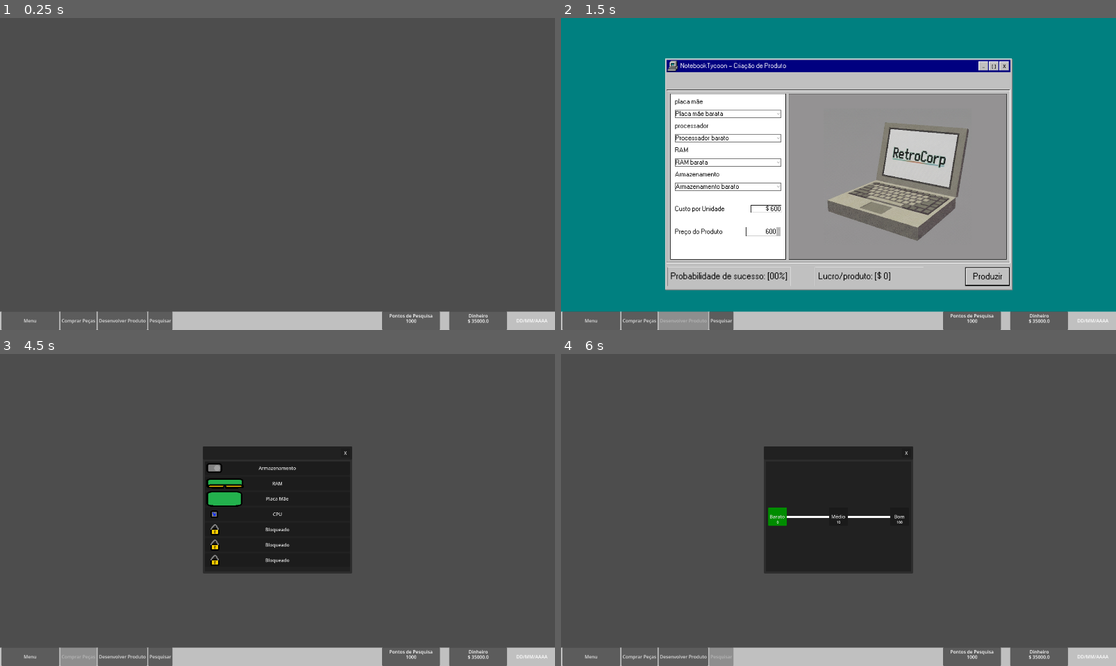
Above: before the commit, frames 1-4 (two rows, left to right).
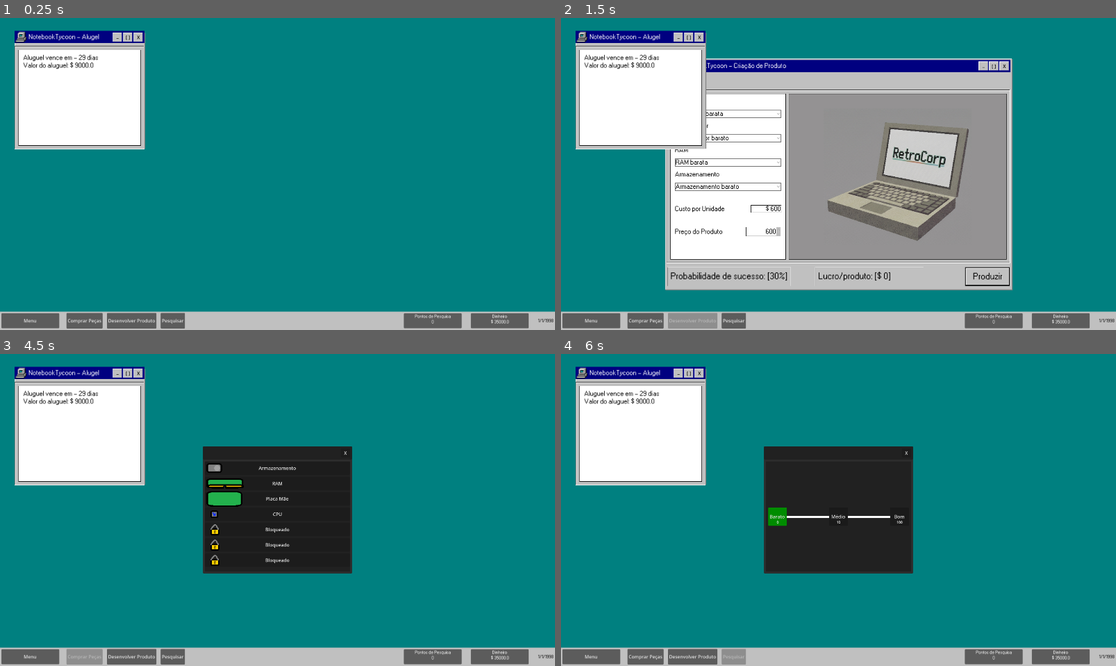
Above: after the commit, the same moments.

Repository: AnthonyBerri/NotebookTycoon
Game: Godot game, scene res://Scenes/Main.tscn
The game is run twice, just before and just after one commit, with the same random seed, the same clock (stepped at 60 frames per second) and the same inputs. This scene is started directly instead of the project's main scene.
Inputs:
- Up to frame 1 (0.25 s): no input
- Up to frame 2 (1.5 s): click "Menu" at 0.5 s; click "Desenvolver Produto" at 1.25 s
- Up to frame 3 (4.5 s): click "_" at 2 s; click "[ ]" at 2.75 s; click "X" at 3.5 s; click "Comprar Peças" at 4.25 s
- Up to frame 4 (6 s): click "X" at 5 s; click "Pesquisar" at 5.75 s

The runs differ from the first frame. In frame 1, 96% of the frame differs, in the area x 0-100%, y 0-100%; in frame 2, 10%; in frame 3, 85%; in frame 4, 85%.

Commit message:
ultimas mudanças

Diff:
--- a/Scenes/Main.tscn
+++ b/Scenes/Main.tscn
@@ -1,12 +1,99 @@
 [gd_scene format=3 uid="uid://dssjv6d4na7l0"]
 
 [ext_resource type="Script" uid="uid://43fdsynrqtnn" path="res://Scripts/main.gd" id="1_r150o"]
+[ext_resource type="FontFile" uid="uid://bydpvmsyo2v35" path="res://Fonts/w95f.woff2" id="2_idj7w"]
+[ext_resource type="Texture2D" uid="uid://bcmf0ahjbr44k" path="res://Sprites/26799-16x16x4.png" id="3_kln2b"]
 
 [sub_resource type="StyleBoxFlat" id="StyleBoxFlat_r150o"]
 bg_color = Color(0.7529412, 0.7529412, 0.7529412, 1)
+
+[sub_resource type="StyleBoxFlat" id="StyleBoxFlat_rgh2o"]
+bg_color = Color(0.7529412, 0.7529412, 0.7529412, 1)
+border_width_left = 2
+border_width_top = 2
+border_color = Color(1, 1, 1, 1)
+shadow_color = Color(0.5019608, 0.5019608, 0.5019608, 1)
+shadow_size = 1
+shadow_offset = Vector2(2, 2)
+
+[sub_resource type="StyleBoxFlat" id="StyleBoxFlat_pbw6q"]
+bg_color = Color(0, 0, 0.5019608, 1)
+
+[sub_resource type="StyleBoxFlat" id="StyleBoxFlat_v1gob"]
+bg_color = Color(0.7529412, 0.7529412, 0.7529412, 1)
+border_width_left = 2
+border_width_top = 2
+border_color = Color(1, 1, 1, 1)
+shadow_color = Color(0.5019608, 0.5019608, 0.5019608, 1)
+shadow_offset = Vector2(1, 1)
+
+[sub_resource type="StyleBoxFlat" id="StyleBoxFlat_jw32o"]
+bg_color = Color(0.7529412, 0.7529412, 0.7529412, 1)
+
+[sub_resource type="StyleBoxFlat" id="StyleBoxFlat_50glp"]
+bg_color = Color(0.7529412, 0.7529412, 0.7529412, 1)
+border_width_left = 2
+border_width_top = 2
+border_color = Color(1, 1, 1, 1)
+
+[sub_resource type="StyleBoxFlat" id="StyleBoxFlat_vy5pj"]
+bg_color = Color(0.7529412, 0.7529412, 0.7529412, 1)
+border_width_left = 2
+border_width_top = 2
+border_color = Color(1, 1, 1, 1)
+
+[sub_resource type="StyleBoxFlat" id="StyleBoxFlat_bmxlf"]
+bg_color = Color(0.7529412, 0.7529412, 0.7529412, 1)
+border_width_left = 2
+border_width_top = 2
+border_color = Color(1, 1, 1, 1)
+
+[sub_resource type="StyleBoxFlat" id="StyleBoxFlat_4kpch"]
+bg_color = Color(0.7529412, 0.7529412, 0.7529412, 1)
+border_color = Color(0.5019608, 0.5019608, 0.5019608, 1)
+
+[sub_resource type="StyleBoxFlat" id="StyleBoxFlat_grg3l"]
+bg_color = Color(0.7529412, 0.7529412, 0.7529412, 1)
+border_width_left = 2
+border_width_top = 2
+border_color = Color(1, 1, 1, 1)
+
+[sub_resource type="StyleBoxFlat" id="StyleBoxFlat_frkhe"]
+bg_color = Color(0.7529412, 0.7529412, 0.7529412, 1)
+border_width_left = 2
+border_width_top = 2
+border_color = Color(1, 1, 1, 1)
+
+[sub_resource type="StyleBoxFlat" id="StyleBoxFlat_1p5hy"]
+bg_color = Color(0, 0, 0, 1)
+border_width_right = 2
+border_width_bottom = 2
+border_color = Color(1, 1, 1, 1)
+
+[sub_resource type="StyleBoxFlat" id="StyleBoxFlat_h1m7h"]
+bg_color = Color(0.7529412, 0.7529412, 0.7529412, 1)
+border_width_left = 2
+border_width_top = 2
+border_color = Color(1, 1, 1, 1)
+
+[sub_resource type="StyleBoxFlat" id="StyleBoxFlat_erwvk"]
+bg_color = Color(18.892157, 18.892157, 18.892157, 1)
+border_width_left = 1
+border_width_top = 1
+border_width_right = 1
+border_width_bottom = 1
+border_color = Color(0, 0, 0, 1)
 
 [node name="Main" type="Node" unique_id=1164011906]
 script = ExtResource("1_r150o")
+
+[node name="PanelContainer" type="ColorRect" parent="." unique_id=823771921]
+anchors_preset = 15
+anchor_right = 1.0
+anchor_bottom = 1.0
+grow_horizontal = 2
+grow_vertical = 2
+color = Color(0, 0.5019608, 0.5019608, 1)
 
 [node name="HUD" type="Control" parent="." unique_id=958041309]
 layout_mode = 3
@@ -60,26 +147,31 @@
 
 [node name="HBoxContainer" type="HBoxContainer" parent="HUD/BBar/MarginContainer" unique_id=1278812411]
 layout_mode = 2
+theme_override_constants/separation = 25
 
 [node name="Button" type="Button" parent="HUD/BBar/MarginContainer/HBoxContainer" unique_id=592149178]
-custom_minimum_size = Vector2(200, 64)
+custom_minimum_size = Vector2(200, 52)
 layout_mode = 2
 size_flags_vertical = 4
 text = "Menu"
 
 [node name="HBoxContainer" type="HBoxContainer" parent="HUD/BBar/MarginContainer/HBoxContainer" unique_id=633193306]
 layout_mode = 2
+theme_override_constants/separation = 15
 
 [node name="BuyBtn" type="Button" parent="HUD/BBar/MarginContainer/HBoxContainer/HBoxContainer" unique_id=738525891]
+custom_minimum_size = Vector2(0, 52)
 layout_mode = 2
 text = "Comprar Peças
 "
 
 [node name="DevBtn2" type="Button" parent="HUD/BBar/MarginContainer/HBoxContainer/HBoxContainer" unique_id=441253168]
+custom_minimum_size = Vector2(0, 52)
 layout_mode = 2
 text = "Desenvolver Produto"
 
 [node name="RnDBtn3" type="Button" parent="HUD/BBar/MarginContainer/HBoxContainer/HBoxContainer" unique_id=36475281]
+custom_minimum_size = Vector2(0, 52)
 layout_mode = 2
 text = "Pesquisar"
 
@@ -90,8 +182,9 @@
 theme_override_constants/separation = 32
 
 [node name="PointsBg" type="Panel" parent="HUD/BBar/MarginContainer/HBoxContainer/HBoxContainer2" unique_id=1604083907]
-custom_minimum_size = Vector2(200, 0)
-layout_mode = 2
+custom_minimum_size = Vector2(200, 52)
+layout_mode = 2
+size_flags_vertical = 4
 
 [node name="PointsLbl" type="Label" parent="HUD/BBar/MarginContainer/HBoxContainer/HBoxContainer2/PointsBg" unique_id=2115390607]
 layout_mode = 1
@@ -105,8 +198,10 @@
 offset_right = 73.5
 offset_bottom = 11.471999
 grow_horizontal = 2
+theme_override_fonts/font = ExtResource("2_idj7w")
 text = "Pontos de Pesquisa"
 horizontal_alignment = 1
+vertical_alignment = 1
 metadata/_edit_use_anchors_ = true
 
 [node name="Points" type="Label" parent="HUD/BBar/MarginContainer/HBoxContainer/HBoxContainer2/PointsBg" unique_id=1236491042]
@@ -122,12 +217,15 @@
 offset_bottom = 11.5
 grow_horizontal = 2
 grow_vertical = 2
+theme_override_fonts/font = ExtResource("2_idj7w")
 text = "0000000000000123"
 horizontal_alignment = 1
+vertical_alignment = 2
 
 [node name="MoneyBg" type="Panel" parent="HUD/BBar/MarginContainer/HBoxContainer/HBoxContainer2" unique_id=857827922]
-custom_minimum_size = Vector2(200, 0)
-layout_mode = 2
+custom_minimum_size = Vector2(200, 52)
+layout_mode = 2
+size_flags_vertical = 4
 
 [node name="MoneyLbl" type="Label" parent="HUD/BBar/MarginContainer/HBoxContainer/HBoxContainer2/MoneyBg" unique_id=1273387337]
 layout_mode = 1
@@ -141,8 +239,10 @@
 offset_right = 73.5
 offset_bottom = 11.471999
 grow_horizontal = 2
+theme_override_fonts/font = ExtResource("2_idj7w")
 text = "Dinheiro"
 horizontal_alignment = 1
+vertical_alignment = 1
 metadata/_edit_use_anchors_ = true
 
 [node name="Money" type="Label" parent="HUD/BBar/MarginContainer/HBoxContainer/HBoxContainer2/MoneyBg" unique_id=1387301254]
@@ -158,13 +258,182 @@
 offset_bottom = 11.5
 grow_horizontal = 2
 grow_vertical = 2
+theme_override_fonts/font = ExtResource("2_idj7w")
 text = "$1999"
 horizontal_alignment = 1
+vertical_alignment = 2
 
 [node name="Date" type="Label" parent="HUD/BBar/MarginContainer/HBoxContainer/HBoxContainer2" unique_id=1420272959]
 layout_mode = 2
 size_flags_horizontal = 10
+theme_override_colors/font_color = Color(0, 0, 0, 1)
+theme_override_fonts/font = ExtResource("2_idj7w")
 text = "DD/MM/AAAA     "
+
+[node name="Janela" type="Panel" parent="HUD" unique_id=1982975851]
+custom_minimum_size = Vector2(150, 200)
+layout_mode = 1
+offset_left = 50.0
+offset_top = 50.0
+offset_right = 500.0
+offset_bottom = 450.0
+theme_override_styles/panel = SubResource("StyleBoxFlat_rgh2o")
+
+[node name="MarginContainer2" type="MarginContainer" parent="HUD/Janela" unique_id=1513499747]
+layout_mode = 1
+anchors_preset = 15
+anchor_right = 1.0
+anchor_bottom = 1.0
+grow_horizontal = 2
+grow_vertical = 2
+theme_override_constants/margin_left = 5
+theme_override_constants/margin_top = 5
+theme_override_constants/margin_right = 5
+theme_override_constants/margin_bottom = 5
+
+[node name="VBoxContainer" type="VBoxContainer" parent="HUD/Janela/MarginContainer2" unique_id=1860861514]
+layout_mode = 2
+theme_override_constants/separation = 10
+
+[node name="Titulo" type="PanelContainer" parent="HUD/Janela/MarginContainer2/VBoxContainer" unique_id=259691267]
+layout_mode = 2
+theme_override_styles/panel = SubResource("StyleBoxFlat_pbw6q")
+
+[node name="HBoxContainer" type="HBoxContainer" parent="HUD/Janela/MarginContainer2/VBoxContainer/Titulo" unique_id=1070244678]
+custom_minimum_size = Vector2(0, 42)
+layout_mode = 2
+theme_override_constants/separation = 8
+
+[node name="TextureRect" type="TextureRect" parent="HUD/Janela/MarginContainer2/VBoxContainer/Titulo/HBoxContainer" unique_id=201236134]
+custom_minimum_size = Vector2(40, 40)
+layout_mode = 2
+texture = ExtResource("3_kln2b")
+
+[node name="Label" type="Label" parent="HUD/Janela/MarginContainer2/VBoxContainer/Titulo/HBoxContainer" unique_id=1717994149]
+layout_mode = 2
+theme_override_fonts/font = ExtResource("2_idj7w")
+theme_override_font_sizes/font_size = 24
+text = "NotebookTycoon - Alugel"
+
+[node name="Control" type="Control" parent="HUD/Janela/MarginContainer2/VBoxContainer/Titulo/HBoxContainer" unique_id=457229448]
+layout_mode = 2
+size_flags_horizontal = 3
+
+[node name="HBoxContainer" type="HBoxContainer" parent="HUD/Janela/MarginContainer2/VBoxContainer/Titulo/HBoxContainer/Control" unique_id=914909161]
+custom_minimum_size = Vector2(40, 40)
+layout_mode = 1
+anchors_preset = 6
+anchor_left = 1.0
+anchor_top = 0.5
+anchor_right = 1.0
+anchor_bottom = 0.5
+offset_left = -109.53497
+offset_top = -20.0
+offset_right = -5.534973
+offset_bottom = 20.0
+grow_horizontal = 0
+grow_vertical = 2
+
+[node name="Button" type="Button" parent="HUD/Janela/MarginContainer2/VBoxContainer/Titulo/HBoxContainer/Control/HBoxContainer" unique_id=968575306]
+custom_minimum_size = Vector2(32, 32)
+layout_mode = 2
+size_flags_horizontal = 0
+size_flags_vertical = 4
+theme_override_colors/font_color = Color(0, 0, 0, 1)
+theme_override_colors/font_focus_color = Color(0, 0, 0, 1)
+theme_override_colors/font_pressed_color = Color(0, 0, 0, 1)
+theme_override_colors/font_hover_color = Color(0, 0, 0, 1)
+theme_override_colors/font_hover_pressed_color = Color(0, 0, 0, 1)
+theme_override_fonts/font = ExtResource("2_idj7w")
+theme_override_styles/normal = SubResource("StyleBoxFlat_v1gob")
+theme_override_styles/pressed = SubResource("StyleBoxFlat_jw32o")
+theme_override_styles/hover = SubResource("StyleBoxFlat_50glp")
+theme_override_styles/hover_mirrored = SubResource("StyleBoxFlat_vy5pj")
+text = "_"
+
+[node name="Button2" type="Button" parent="HUD/Janela/MarginContainer2/VBoxContainer/Titulo/HBoxContainer/Control/HBoxContainer" unique_id=626037451]
+custom_minimum_size = Vector2(32, 32)
+layout_mode = 2
+size_flags_horizontal = 4
+size_flags_vertical = 4
+theme_override_colors/font_color = Color(0, 0, 0, 1)
+theme_override_colors/font_focus_color = Color(0, 0, 0, 1)
+theme_override_colors/font_pressed_color = Color(0, 0, 0, 1)
+theme_override_colors/font_hover_color = Color(0, 0, 0, 1)
+theme_override_colors/font_hover_pressed_color = Color(0, 0, 0, 1)
+theme_override_styles/normal = SubResource("StyleBoxFlat_bmxlf")
+theme_override_styles/pressed = SubResource("StyleBoxFlat_4kpch")
+theme_override_styles/hover = SubResource("StyleBoxFlat_grg3l")
+theme_override_styles/hover_mirrored = SubResource("StyleBoxFlat_vy5pj")
+text = "[ ]"
+
+[node name="Button3" type="Button" parent="HUD/Janela/MarginContainer2/VBoxContainer/Titulo/HBoxContainer/Control/HBoxContainer" unique_id=829071420]
+custom_minimum_size = Vector2(32, 32)
+layout_mode = 2
+size_flags_horizontal = 4
+size_flags_vertical = 4
+theme_override_colors/font_color = Color(0, 0, 0, 1)
+theme_override_colors/font_focus_color = Color(0, 0, 0, 1)
+theme_override_colors/font_pressed_color = Color(0, 0, 0, 1)
+theme_override_colors/font_hover_color = Color(0, 0, 0, 1)
+theme_override_colors/font_hover_pressed_color = Color(0, 0, 0, 1)
+theme_override_styles/normal = SubResource("StyleBoxFlat_bmxlf")
+theme_override_styles/pressed = SubResource("StyleBoxFlat_4kpch")
+theme_override_styles/hover = SubResource("StyleBoxFlat_frkhe")
+theme_override_styles/hover_mirrored = SubResource("StyleBoxFlat_vy5pj")
+text = "X"
+
+[node name="EditArea" type="PanelContainer" parent="HUD/Janela/MarginContainer2/VBoxContainer" unique_id=1032003288]
+custom_minimum_size = Vector2(150, 350)
+layout_mode = 2
+theme_override_styles/panel = SubResource("StyleBoxFlat_1p5hy")
+
+[node name="MarginContainer" type="MarginContainer" parent="HUD/Janela/MarginContainer2/VBoxContainer/EditArea" unique_id=658647967]
+layout_mode = 2
+theme_override_constants/margin_left = 1
+theme_override_constants/margin_top = 1
+theme_override_constants/margin_right = 1
+theme_override_constants/margin_bottom = 1
+
+[node name="PanelContainer" type="PanelContainer" parent="HUD/Janela/MarginContainer2/VBoxContainer/EditArea/MarginContainer" unique_id=687315685]
+layout_mode = 2
+theme_override_styles/panel = SubResource("StyleBoxFlat_h1m7h")
+
+[node name="MarginContainer" type="MarginContainer" parent="HUD/Janela/MarginContainer2/VBoxContainer/EditArea/MarginContainer/PanelContainer" unique_id=633802802]
+layout_mode = 2
+theme_override_constants/margin_left = 10
+theme_override_constants/margin_top = 10
+theme_override_constants/margin_right = 10
+theme_override_constants/margin_bottom = 10
+
+[node name="HBoxContainer" type="HBoxContainer" parent="HUD/Janela/MarginContainer2/VBoxContainer/EditArea/MarginContainer/PanelContainer/MarginContainer" unique_id=193846994]
+layout_mode = 2
+theme_override_constants/separation = 10
+
+[node name="PanelContainer" type="PanelContainer" parent="HUD/Janela/MarginContainer2/VBoxContainer/EditArea/MarginContainer/PanelContainer/MarginContainer/HBoxContainer" unique_id=421706447]
+custom_minimum_size = Vector2(420, 0)
+layout_mode = 2
+size_flags_horizontal = 0
+theme_override_styles/panel = SubResource("StyleBoxFlat_erwvk")
+
+[node name="MarginContainer" type="MarginContainer" parent="HUD/Janela/MarginContainer2/VBoxContainer/EditArea/MarginContainer/PanelContainer/MarginContainer/HBoxContainer/PanelContainer" unique_id=1229494598]
+layout_mode = 2
+theme_override_constants/margin_left = 15
+theme_override_constants/margin_top = 15
+theme_override_constants/margin_right = 15
+theme_override_constants/margin_bottom = 15
+
+[node name="VBoxContainer" type="VBoxContainer" parent="HUD/Janela/MarginContainer2/VBoxContainer/EditArea/MarginContainer/PanelContainer/MarginContainer/HBoxContainer/PanelContainer/MarginContainer" unique_id=1242017590]
+layout_mode = 2
+theme_override_constants/separation = 50
+
+[node name="Label" type="Label" parent="HUD/Janela/MarginContainer2/VBoxContainer/EditArea/MarginContainer/PanelContainer/MarginContainer/HBoxContainer/PanelContainer/MarginContainer/VBoxContainer" unique_id=48936939]
+custom_minimum_size = Vector2(391, 300)
+layout_mode = 2
+theme_override_colors/font_color = Color(0, 0, 0, 1)
+theme_override_fonts/font = ExtResource("2_idj7w")
+theme_override_font_sizes/font_size = 24
+autowrap_mode = 2
 
 [connection signal="pressed" from="HUD/BBar/MarginContainer/HBoxContainer/HBoxContainer/BuyBtn" to="." method="_on_buy_btn_pressed"]
 [connection signal="pressed" from="HUD/BBar/MarginContainer/HBoxContainer/HBoxContainer/DevBtn2" to="." method="_on_dev_btn_2_pressed"]
--- a/Scripts/dados_globais.gd
+++ b/Scripts/dados_globais.gd
@@ -1,7 +1,26 @@
 extends Node
 
 var dinheiro: float = 35000.0
-var pontos: int = 1000
+var pontos: int = 0
+
+var dia: int = 1
+var mes: int = 1
+var ano: int = 1998
+var valor_aluguel: float = 9000.0
+
+func avancar_tempo(dias_gastos: int) -> void:
+	dia += dias_gastos
+
+	while dia > 30:
+		dia -= 30
+		mes += 1
+
+		dinheiro -= valor_aluguel
+		#print("Fim do mês! Aluguel cobrado: -$", valor_aluguel, " | Saldo: $", dinheiro)
+
+		if mes > 12:
+			mes = 1
+			ano += 1
 
 # Called when the node enters the scene tree for the first time.
 func _ready() -> void:
--- a/Scripts/main.gd
+++ b/Scripts/main.gd
@@ -1,8 +1,10 @@
 extends Node
+
+@onready var bloco_de_notas_label = $HUD/Janela/MarginContainer2/VBoxContainer/EditArea/MarginContainer/PanelContainer/MarginContainer/HBoxContainer/PanelContainer/MarginContainer/VBoxContainer/Label
 
 # Called when the node enters the scene tree for the first time.
 func _ready() -> void:
-	pass
+	bloco_de_notas_label.text = "Aluguel vence em - " + str(30 - DadosGlobais.dia) + " dias" + "\nValor do aluguel: $ " + str(DadosGlobais.valor_aluguel)
 
 
 
@@ -10,7 +12,7 @@
 func _process(_delta: float) -> void:
 	$HUD/BBar/MarginContainer/HBoxContainer/HBoxContainer2/MoneyBg/Money.text = "$ " + str(DadosGlobais.dinheiro)
 	$HUD/BBar/MarginContainer/HBoxContainer/HBoxContainer2/PointsBg/Points.text = str(DadosGlobais.pontos)
-
+	$HUD/BBar/MarginContainer/HBoxContainer/HBoxContainer2/Date.text = str(DadosGlobais.dia) + "/" + str(DadosGlobais.mes) + "/" + str(DadosGlobais.ano)
 
 func _on_dev_btn_2_pressed() -> void:
 	var cena_ui = preload("res://Scenes/ProductDevelopment.tscn")
@@ -58,6 +60,7 @@
 		$HUD.move_child(instancia_ui, 0)
 		instancia_ui.janela_fechada.connect(_on_graphic_fechado)
 		instancia_ui.mudar_grafico(grafico)
+		bloco_de_notas_label.text = "Aluguel vence em - " + str(30 - DadosGlobais.dia) + " dias" + "\nValor do aluguel: $ " + str(DadosGlobais.valor_aluguel)
 	elif(produziu == false && grafico < 0):
 		$HUD/BBar/MarginContainer/HBoxContainer/HBoxContainer/DevBtn2.disabled = false
 
--- a/Scripts/product_development.gd
+++ b/Scripts/product_development.gd
@@ -7,7 +7,7 @@
 
 @onready var custo_uni_label = $Janela/MarginContainer2/VBoxContainer/EditArea/MarginContainer/PanelContainer/MarginContainer/HBoxContainer/PanelContainer/MarginContainer/VBoxContainer/HBoxContainer/SpinBox
 @onready var preco_prod = $Janela/MarginContainer2/VBoxContainer/EditArea/MarginContainer/PanelContainer/MarginContainer/HBoxContainer/PanelContainer/MarginContainer/VBoxContainer/HBoxContainer2/SpinBox
-@onready var prob_label = $Janela/MarginContainer2/VBoxContainer/EditArea/MarginContainer/PanelContainer/MarginContainer/HBoxContainer/PanelContainer/MarginContainer/VBoxContainer/HBoxContainer2/SpinBox
+@onready var prob_label = $Janela/MarginContainer2/VBoxContainer/Stats/MarginContainer/PanelContainer/MarginContainer/Label
 @onready var lucro_label = $Janela/MarginContainer2/VBoxContainer/Stats/MarginContainer/Panel2/PanelContainer2/MarginContainer2/Label2
 
 @onready var btb_produzir = $Janela/MarginContainer2/VBoxContainer/Stats/MarginContainer/Panel/Button4
@@ -23,11 +23,52 @@
 	atualizar_status_producao()
 
 func _on_produzir_button_pressed():
-	var preco = preco_prod.value
-	DadosGlobais.dinheiro -= custo_total
-	janela_fechada.emit(true, 0)
+	var pm_id = placa_mae_options.selected
+	var p_id = processador_options.selected
+	var rm_id = ram_options.selected
+	var az_id = armazenamento_options.selected
+
+	var custo_base = 150
+	var custo_total_por_peca = 0
+	for index in [pm_id, p_id, rm_id, az_id]:
+		custo_total_por_peca += custo_base * (index + 1)
+
+	var lucro_unitario = preco_prod.value - custo_total_por_peca
+
+	var prob_final = calcular_probabilidade([pm_id, p_id, rm_id, az_id])
+
+	# 3. Joga os dados da Sorte (RNG)
+	var sorte = randi_range(1, 100)
+	var resultado_do_grafico = 0
+	var multiplicador_vendas = 0.0
+
+	if sorte <= prob_final:
+		resultado_do_grafico = 2
+		multiplicador_vendas = 1.0
+	elif sorte <= (prob_final + 20):
+		resultado_do_grafico = 1
+		multiplicador_vendas = 0.4
+	else:
+		resultado_do_grafico = 0
+		multiplicador_vendas = 0.1
+
+	var clientes_potenciais = prob_final * 10
+
+	var unidades_vendidas = clientes_potenciais * multiplicador_vendas
+	var lucro_final_do_lote = unidades_vendidas * lucro_unitario
+
+	DadosGlobais.dinheiro += lucro_final_do_lote
+
+	DadosGlobais.pontos += (resultado_do_grafico * 10) + 5
+
+	DadosGlobais.avancar_tempo(7)
+
+	#print("Clientes Potenciais: ", clientes_potenciais)
+	#print("Unidades Vendidas: ", unidades_vendidas)
+	#print("Lucro Entrando na Conta: $", lucro_final_do_lote)
+
+	janela_fechada.emit(true, resultado_do_grafico)
 	queue_free()
-	print("Iniciando fabricação de ", preco, " notebooks!")
 
 func _on_qualquer_peca_item_selected():
 	atualizar_status_producao()
@@ -99,6 +140,28 @@
 	if(custo_total_por_peca > preco_prod.value):
 		preco_prod.value = int(custo_uni_label.text)
 
+	var probabilidade = calcular_probabilidade(indexes)
+	prob_label.text = "Probabilidade de sucesso: [" + str(probabilidade) + "%]"
+
+func calcular_probabilidade(indexes: Array[int]) -> int:
+	var chance: int = 30
+
+	var max_tier = 0
+	var min_tier = 2
+
+	for tier in indexes:
+		chance += tier * 15
+
+		if tier > max_tier: max_tier = tier
+		if tier < min_tier: min_tier = tier
+
+	var diferenca = max_tier - min_tier
+	if diferenca == 2:
+		chance -= 35
+	elif diferenca == 1:
+		chance -= 10
+
+	return clamp(chance, 0, 100)
 
 
 func _on_button_3_pressed() -> void:
--- a/project.godot
+++ b/project.godot
@@ -11,7 +11,7 @@
 [application]
 
 config/name="Notebook Tycoon"
-run/main_scene="uid://dqusu4amgh7g"
+run/main_scene="uid://dssjv6d4na7l0"
 config/features=PackedStringArray("4.6", "Forward Plus")
 config/icon="res://icon.svg"
 
Not shown, added: export_presets.cfg
